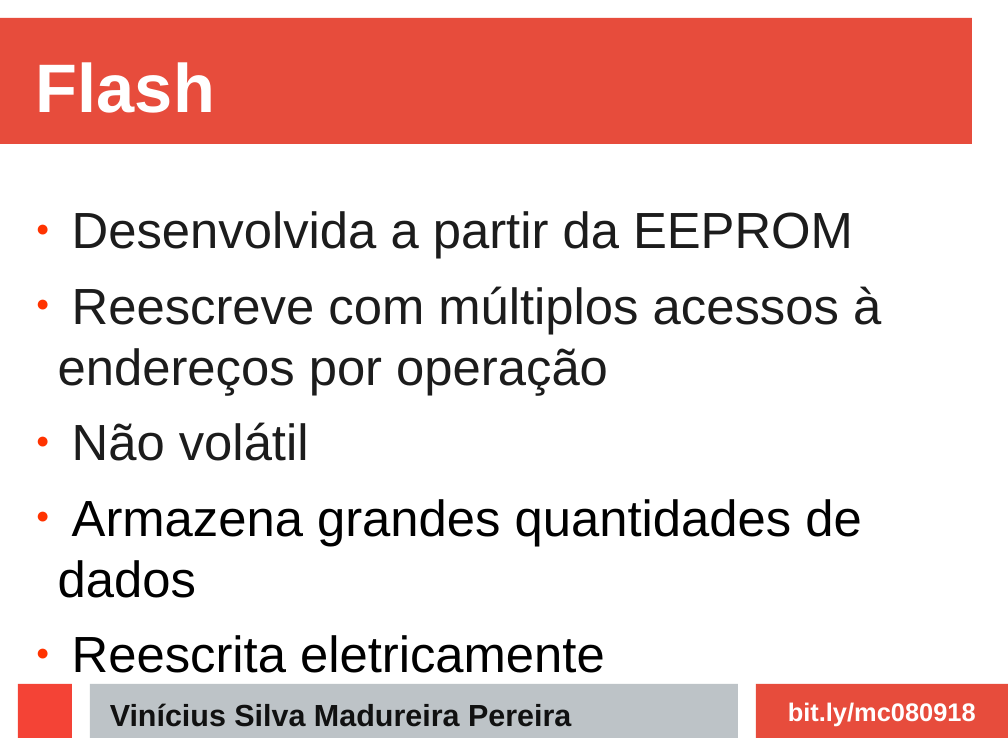
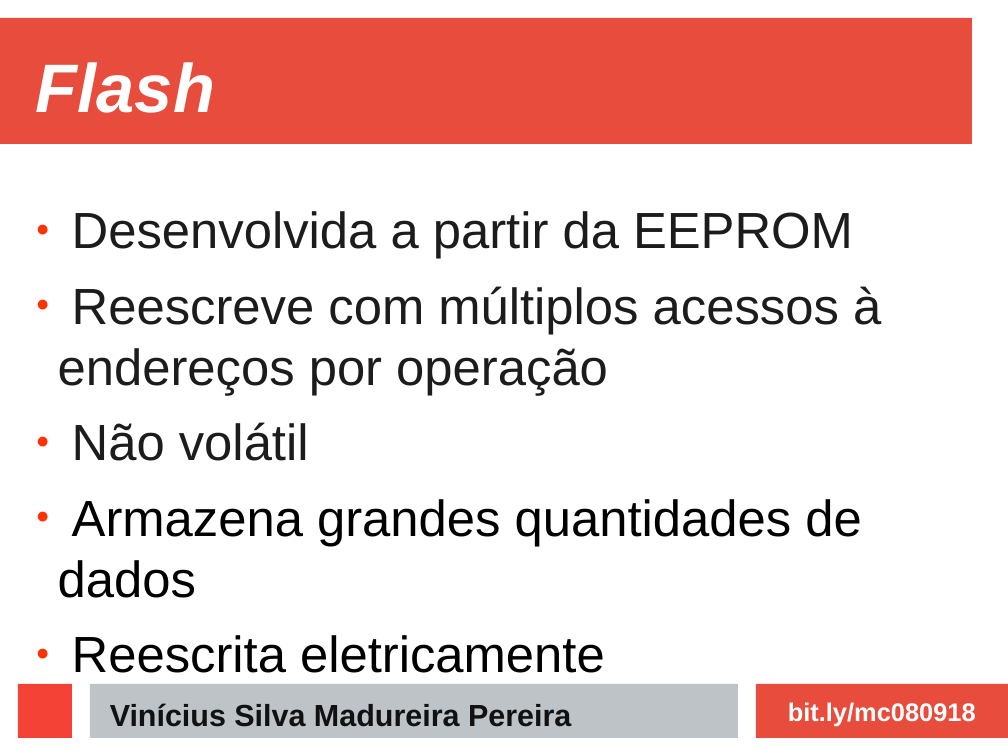
Before and after one commit to ViniciusMadureira/etec, a slide deck: slide 3 of mc/080918/apresentacao.odp. Drawn at 1008x756 pixels with LibreOffice and Linux fonts; fonts in the diff are those of the drawing. Boxes give left, top, right and bottom in pixels: in the first picture for what was removed or moved away, otherwise in the second. Text is boxed around its words. In the diff, an @@ line names an element or a change of style, - is before the commit and + after.

```diff
--- a/mc/080918/apresentacao.odp
+++ b/mc/080918/apresentacao.odp
@@ title "Flash" at (x1=36, y1=62, x2=215, y2=113): italic on @@
```
Also in this commit, not shown: 1 other file.
